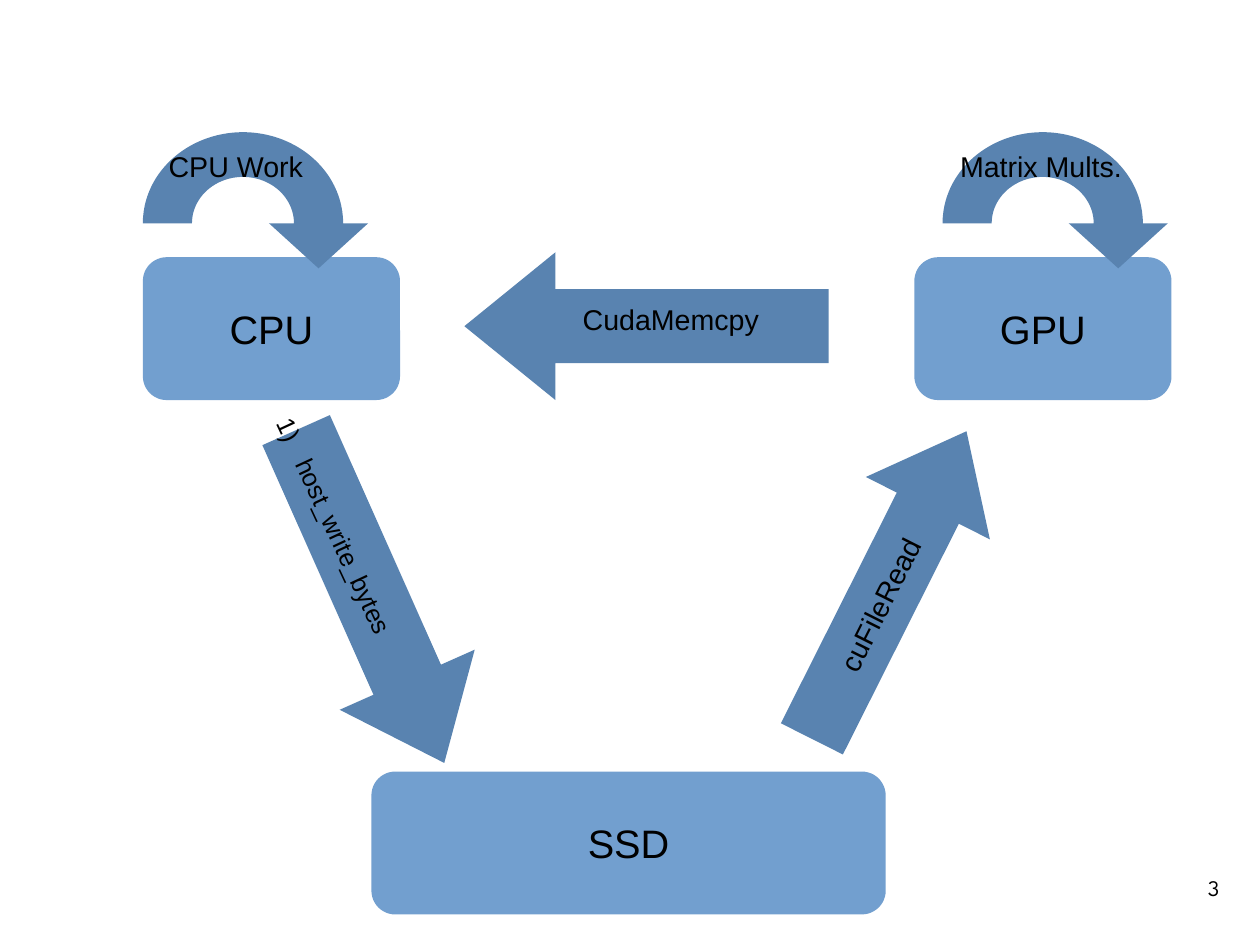
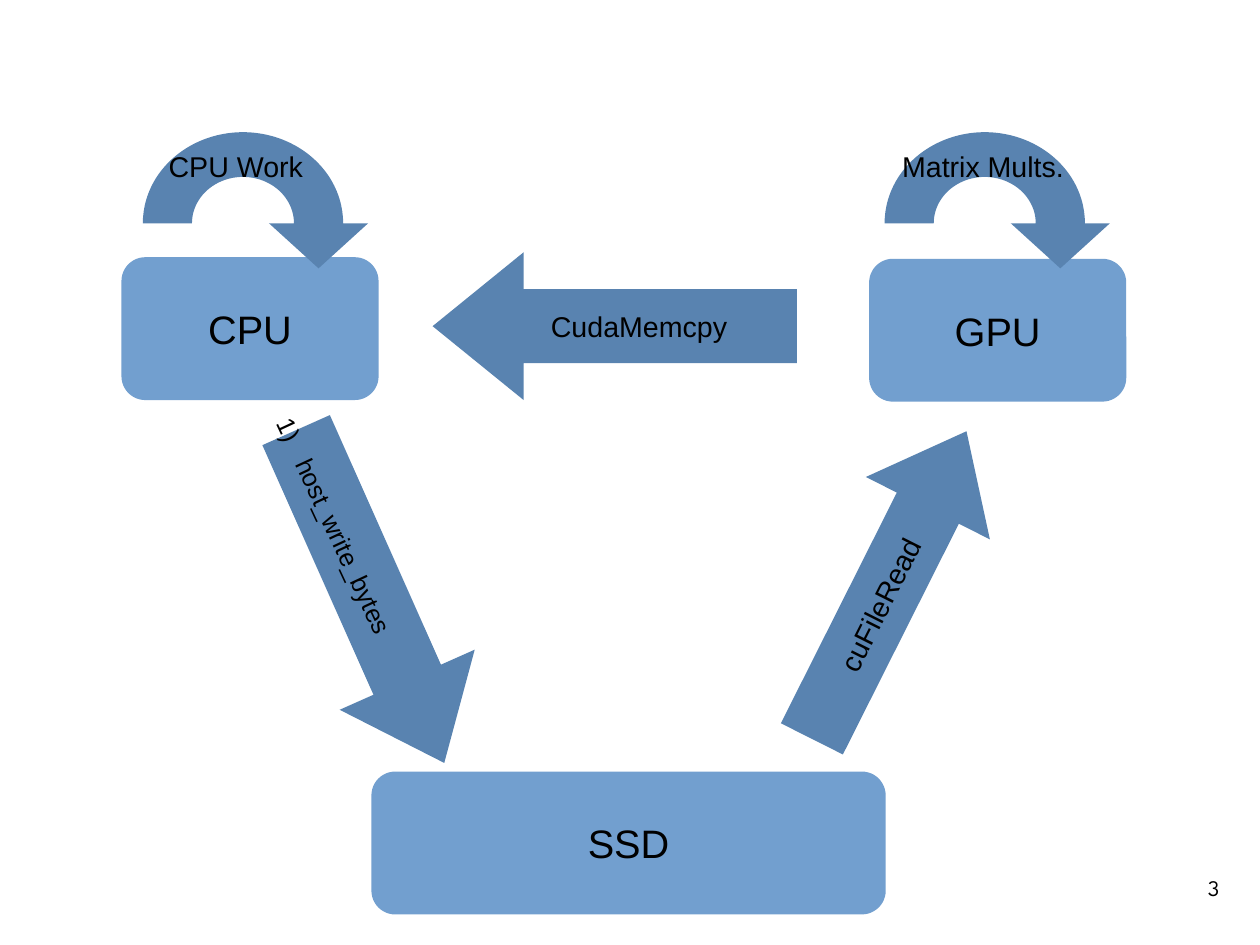
Before and after one commit to fhilprec/HardwareMonitoring, a slide deck: slide 3 of ProjectPresentation.odp. Drawn at 1260x945 pixels with LibreOffice and Linux fonts; fonts in the diff are those of the drawing; background and template pictures are left out. Boxes give left, top, right and bottom in pixels: in the first picture for what was removed or moved away, otherwise in the second. Text is boxed around its words. In the diff, an @@ line names an element or a change of style, - is before the commit and + after.

```diff
--- a/ProjectPresentation.odp
+++ b/ProjectPresentation.odp
@@ freeform shape: place and size @@
-freeform shape at bbox=[943, 133, 1143, 314]
+freeform shape at bbox=[885, 133, 1085, 314]
@@ text "Matrix Mults.": place and size @@
-text "Matrix Mults." at bbox=[960, 154, 1122, 182]
+text "Matrix Mults." at bbox=[902, 154, 1064, 182]
@@ rounded rectangle "CPU": place and size @@
-rounded rectangle "CPU" at bbox=[143, 257, 400, 400]
+rounded rectangle "CPU" at bbox=[121, 257, 378, 400]
@@ right arrow: place and size @@
-right arrow at bbox=[464, 253, 829, 400]
+right arrow at bbox=[433, 253, 798, 400]
@@ rounded rectangle "GPU": place and size @@
-rounded rectangle "GPU" at bbox=[915, 257, 1172, 400]
+rounded rectangle "GPU" at bbox=[869, 258, 1126, 401]
@@ text "CudaMemcpy": place and size @@
-text "CudaMemcpy" at bbox=[583, 309, 759, 336]
+text "CudaMemcpy" at bbox=[551, 316, 727, 343]
```
Also in this commit, not shown: 5 other slides changed, 1 other file.
